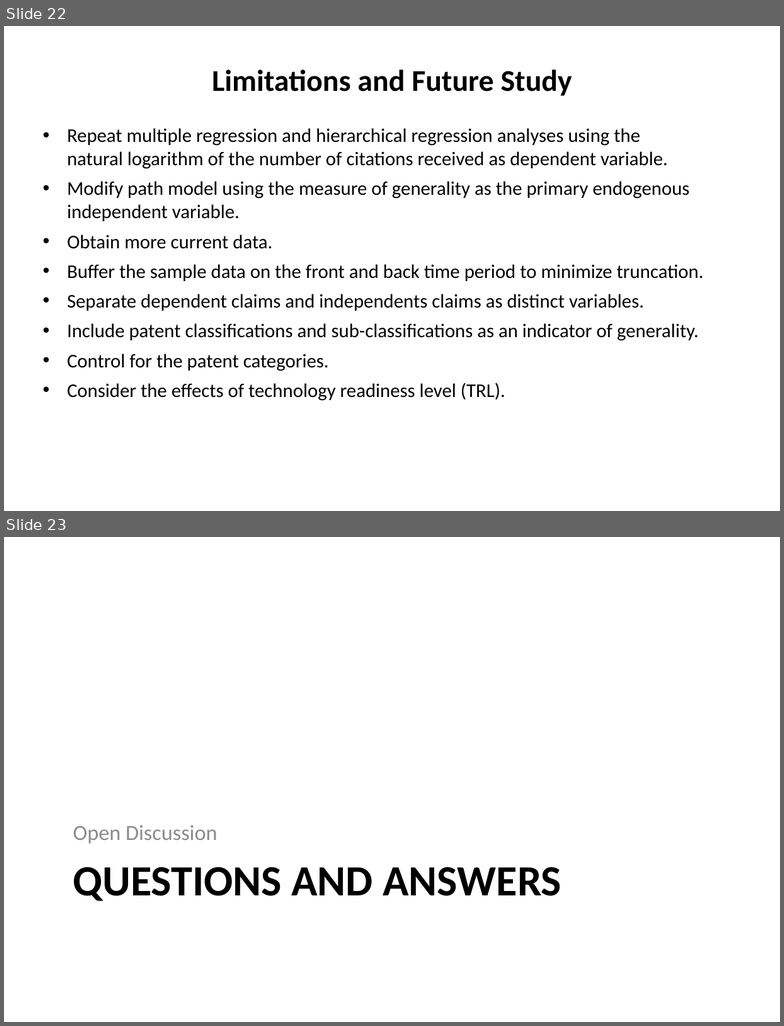
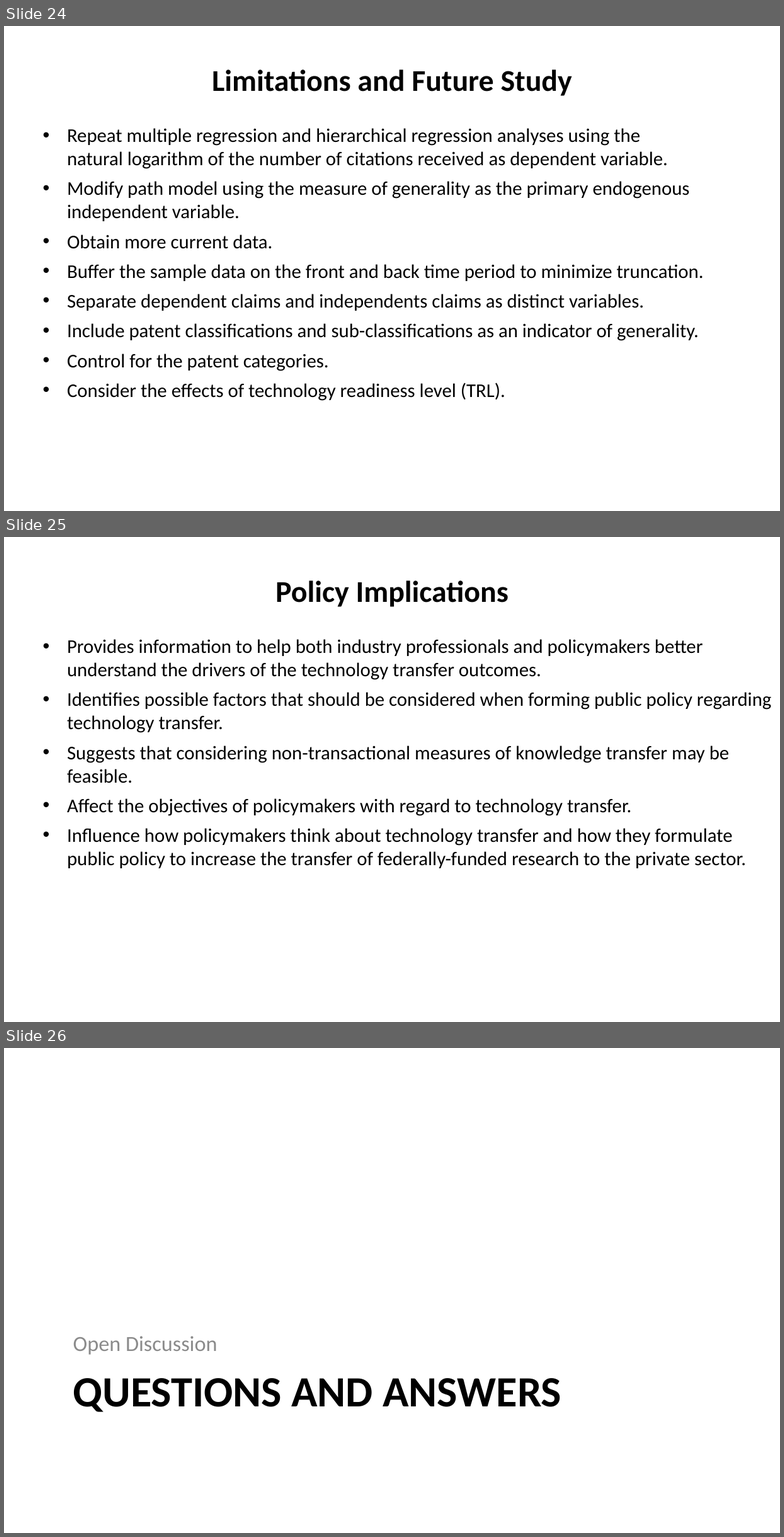
Before and after one commit to SLU-Courses-Townes/SOC6100, a slide deck: Presentations/Presentation02/Townes_SOC6100_Presentation02.pptx. Shown one above the other, each under a label of ours: slides 22 and 23 before the commit, slides 24, 25 and 26 after it. The pictures are 784x1026 and 784x1537 pixels, drawn with LibreOffice and Linux fonts; fonts in the diff are those of the drawing. Boxes give left, top, right and bottom in pixels: in the first picture for what was removed or moved away, otherwise in the second. Text is boxed around its words. In the diff, an @@ line names an element or a change of style, - is before the commit and + after.

```diff
--- a/Presentations/Presentation02/Townes_SOC6100_Presentation02.pptx
+++ b/Presentations/Presentation02/Townes_SOC6100_Presentation02.pptx
@@ slide 25 added at <box>4,537,780,1022</box>, background #FFFFFF @@
@@ text added at <box>276,580,509,607</box>, 28 pt, text #000000, bold @@
+Policy Implications
@@ text added at <box>67,639,771,868</box>, 18 pt, text #000000 @@
+• Provides information to help both industry professionals and policymakers better understand the drivers of the technology transfer outcomes.
+• Identifies possible factors that should be considered when forming public policy regarding technology transfer.
+• Suggests that considering non-transactional measures of knowledge transfer may be feasible.
+• Affect the objectives of policymakers with regard to technology transfer.
+• Influence how policymakers think about technology transfer and how they formulate public policy to increase the transfer of federally-funded research to the private sector.
@@ what was slide 22 is now slide 24 @@
@@ what was slide 23 is now slide 26 @@
```
Also in this commit, not shown: 5 slides changed, 3 other slides added, 1 slide removed.
